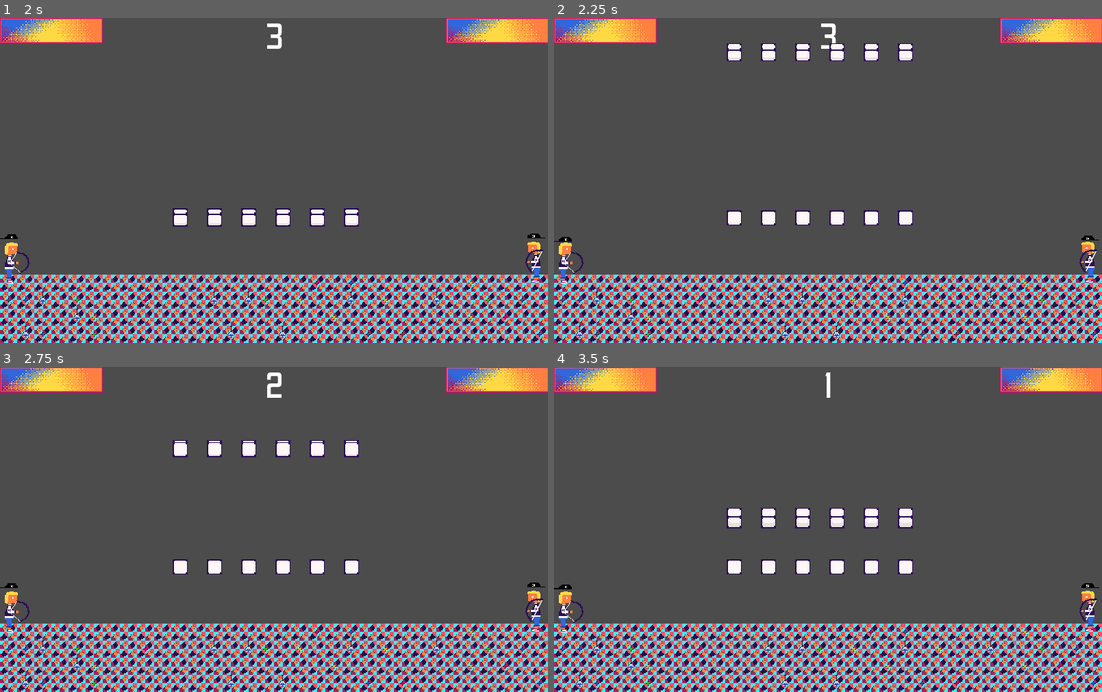
Above: before the commit, frames 1-4 (two rows, left to right).
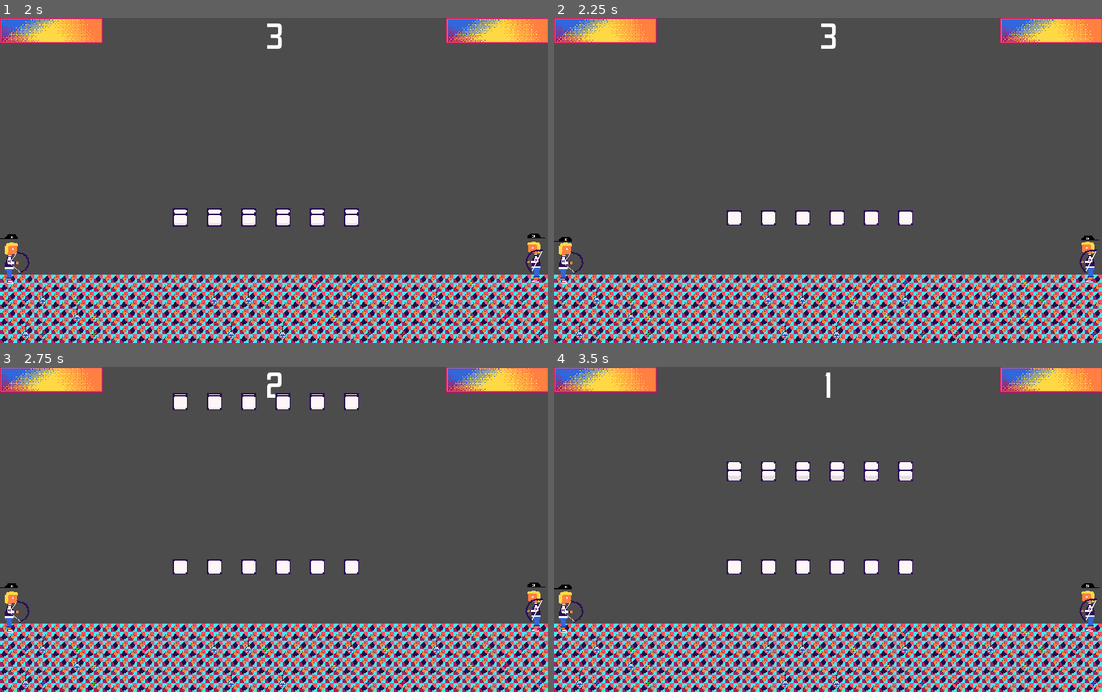
Above: after the commit, the same moments.

Repository: ThomasMcDonald904/GMTK2022-RollTheDice
Game: Godot game, scene res://Scenes/World.tscn
Two runs of this game, one before a commit and one after it. Both use one fixed random seed, a clock stepped at 60 frames per second and the inputs below.
Inputs (mouse positions are in pixels of both pictures, inside the frame that each line leads up to):
- Up to frame 1 (2 s): move the mouse to (394, 164) at 0.52 s; press the mouse at (394, 164) at 0.53 s; move the mouse to (164, 196) at 1.27 s; release the mouse at (164, 196) at 1.28 s; hold S (down) from 1.28 s (still down); click (164, 196) at 1.35 s
- Up to frame 2 (2.25 s): move the mouse to (882, 109) at 2.02 s; release S (down) at 2.03 s; press the mouse at (882, 109) at 2.03 s
- Up to frame 3 (2.75 s): no input
- Up to frame 4 (3.5 s): move the mouse to (800, 594) at 2.77 s; release the mouse at (800, 594) at 2.78 s; click (800, 594) at 2.85 s

Frame 1 is identical in both runs. In frame 2, 0.9% of the frame differs, in the area x 31-66%, y 7-14%; in frame 3, 1.7%; in frame 4, 2.0%, in the area x 31-66%, y 29-50%.

Commit message:
This fucking works, and its finally saved

Diff:
--- a/Scripts/BaseWorld.gd
+++ b/Scripts/BaseWorld.gd
@@ -32,18 +32,31 @@
 	dice_roll(175)
 	yield(get_tree().create_timer(2), "timeout")
 	clearMovingDice(175)
-	dice_roll(175-43.75)
-
+	shift_starting_positions(43.75 * 4)
+	dice_roll(175)
+	yield(get_tree().create_timer(2), "timeout")
+	clearMovingDice(175)
+	shift_starting_positions(43.75 * 4)
+	dice_roll(175)
+	yield(get_tree().create_timer(2), "timeout")
+	clearMovingDice(175)
+	shift_starting_positions(43.75 * 4)
+	dice_roll(175)
+	clearMovingDice(175)
 
 func _process(delta):
 	manage_player_turns()
+
+func shift_starting_positions(shift_amount):
+	for dice_position in $DicePositionContainer.get_children():
+		dice_position.position.y -= shift_amount
 
 func clearMovingDice(roll_distance):
 	for dice in $MovingDiceContainer.get_children():
 		var still_dice = dice_preload.instance()
 		still_dice.global_position = dice.get_node("RollingDice").global_position
+		$DiceContainer.add_child(still_dice)
 		$MovingDiceContainer.remove_child(dice)
-		$DiceContainer.add_child(still_dice)
 
 func dice_roll(roll_distance):
 	for dice_position in $DicePositionContainer.get_children():
